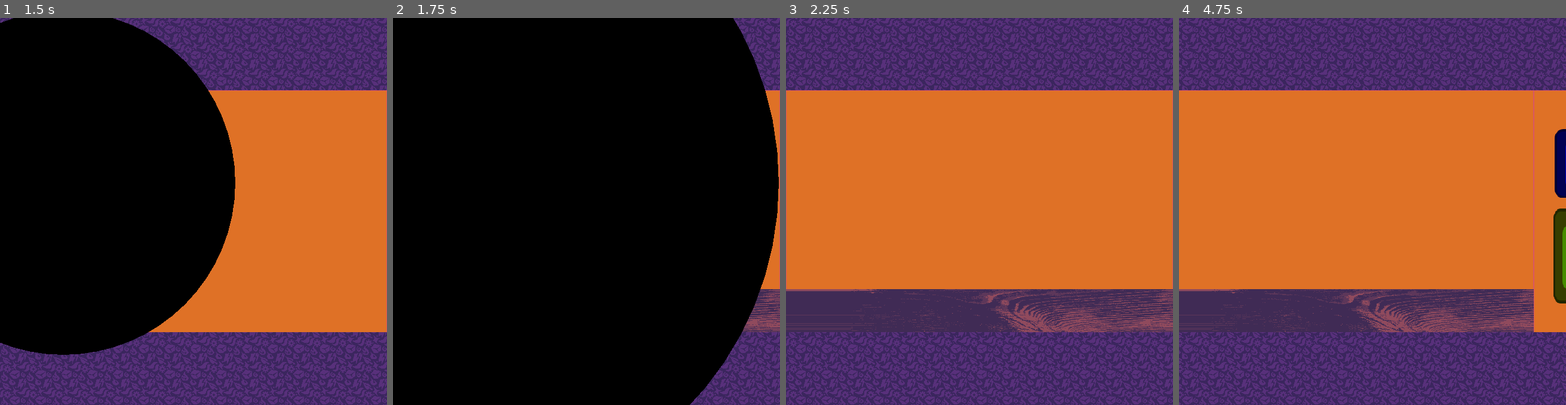
Above: before the commit, frames 1-4 (left to right).
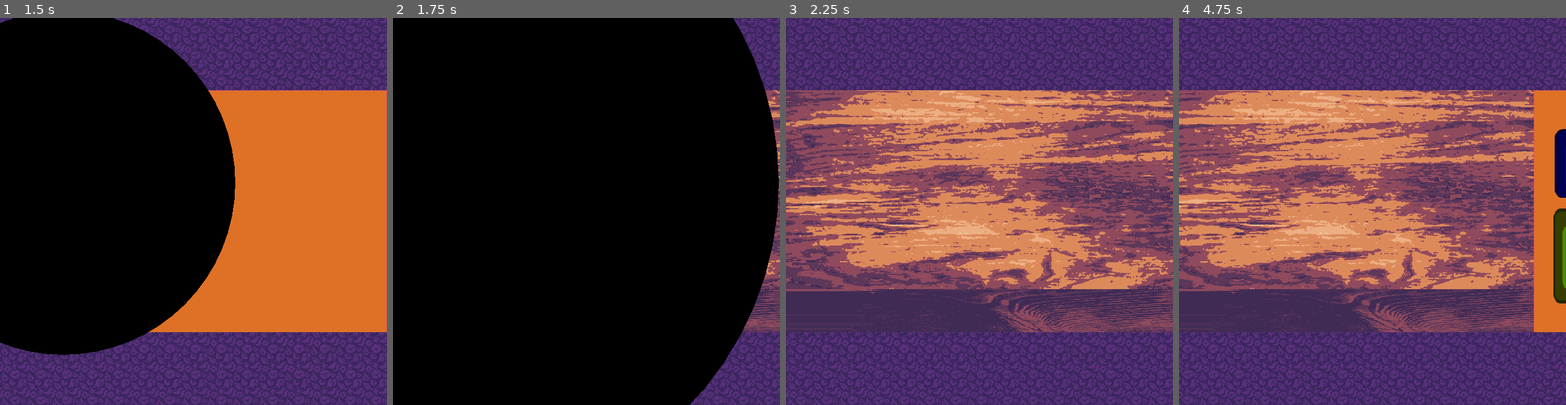
Above: after the commit, the same moments.

Repository: luankaike-code/felpo-jam-2026
Game: Godot game, scene res://scenes/screens/root_game.tscn
Same seed, same stepped clock (60 frames per second), same inputs: the game is played once before the commit and once after it. The engine's default icon, where the game draws it, is replaced by a stand-in: a white triangle on a blue panel in a dark square.
Inputs (mouse positions are in pixels of both pictures, inside the frame that each line leads up to):
- Up to frame 1 (1.5 s): tap Enter (ui_accept) at 0.5, 0.77 s; move the mouse to (278, 192) at 0.52 s; click (278, 192) at 0.67 s; click (61, 184) at 1.27 s
- Up to frame 2 (1.75 s): no input
- Up to frame 3 (2.25 s): drag from (902, 230) to (960, 288) at 2.02 s
- Up to frame 4 (4.75 s): tap Enter (ui_accept) at 2.75, 3.5, 4.25, 4.52 s; move the mouse to (1411, 126) at 2.77 s; click (1411, 126) at 2.92 s; drag from (1229, 257) to (1442, 126) at 3.52 s; move the mouse to (1488, 269) at 4.27 s; click (1488, 269) at 4.42 s

Frame 1 is identical in both runs. In frame 2, 0.9% of the frame differs, in the area x 94-100%, y 18-71%; in frame 3, 51%, in the area x 0-100%, y 18-71%; in frame 4, 47%.

Commit message:
Update gameloop

Diff:
--- a/felpojam-2026-game-code/scenes/locals/client_local.tscn
+++ b/felpojam-2026-game-code/scenes/locals/client_local.tscn
@@ -6,6 +6,7 @@
 [ext_resource type="Script" uid="uid://b22ark22c86p4" path="res://scripts/speech_bubble_manager.gd" id="5_pp4ci"]
 [ext_resource type="Script" uid="uid://c8bo8naw8qjrt" path="res://scripts/state_machine/state_machine.gd" id="6_6kv1h"]
 [ext_resource type="Script" uid="uid://dcu03w3wuqsy1" path="res://scripts/states/client_local/new_client.gd" id="7_geiil"]
+[ext_resource type="Script" uid="uid://b486mdcokj7w6" path="res://scripts/states/client_local/craft_time.gd" id="8_aedb0"]
 [ext_resource type="Script" uid="uid://8vbt8kvjfppn" path="res://scripts/states/client_local/idle_client.gd" id="8_geiil"]
 [ext_resource type="Script" uid="uid://b03mc2du2h6cu" path="res://scripts/state_machine/state.gd" id="9_gd4ri"]
 [ext_resource type="Script" uid="uid://bnmi3hseq168p" path="res://scripts/states/client_local/exit_client.gd" id="9_geiil"]
@@ -42,10 +43,14 @@
 script = ExtResource("7_geiil")
 metadata/_custom_type_script = "uid://b03mc2du2h6cu"
 
-[node name="IdleClient" type="Node" parent="StateMachine" index="2" unique_id=1139976208]
+[node name="CraftTime" type="Node" parent="StateMachine" index="2" unique_id=575668358]
+script = ExtResource("8_aedb0")
+metadata/_custom_type_script = "uid://b03mc2du2h6cu"
+
+[node name="ClientWaitOrder" type="Node" parent="StateMachine" index="3" unique_id=1139976208]
 script = ExtResource("8_geiil")
 metadata/_custom_type_script = "uid://b03mc2du2h6cu"
 
-[node name="ExitClient" type="Node" parent="StateMachine" index="3" unique_id=1572576924]
+[node name="ExitClient" type="Node" parent="StateMachine" index="4" unique_id=1572576924]
 script = ExtResource("9_geiil")
 metadata/_custom_type_script = "uid://b03mc2du2h6cu"
--- a/felpojam-2026-game-code/scenes/screens/game.tscn
+++ b/felpojam-2026-game-code/scenes/screens/game.tscn
@@ -1,6 +1,7 @@
 [gd_scene format=3 uid="uid://7i0kp4136dqi"]
 
 [ext_resource type="Script" uid="uid://ljam17ytk8dx" path="res://scripts/screens/game.gd" id="1_iwlfa"]
+[ext_resource type="Texture2D" uid="uid://b0hsi3ltxhoua" path="res://assets/images/wood.png" id="3_o78e0"]
 [ext_resource type="PackedScene" uid="uid://c2liuyeax0kjk" path="res://scenes/locals/client_local.tscn" id="3_xrk1x"]
 [ext_resource type="PackedScene" uid="uid://dnvx87pnj4fgh" path="res://scenes/locals/craft_local.tscn" id="4_ln6eb"]
 
@@ -9,6 +10,7 @@
 metadata/_custom_type_script = "uid://dha1tdcxb1ucs"
 
 [node name="ClientLocal" parent="." unique_id=564590170 instance=ExtResource("3_xrk1x")]
+bg_texture = ExtResource("3_o78e0")
 
 [node name="CraftLocal" parent="." unique_id=1460891692 instance=ExtResource("4_ln6eb")]
 position = Vector2(720, 0)
--- a/felpojam-2026-game-code/scripts/entitys/draggable.gd
+++ b/felpojam-2026-game-code/scripts/entitys/draggable.gd
@@ -17,6 +17,7 @@
 		else:
 			finish_drag.emit()
 			_finish_drag()
+var is_freeze := false
 
 var is_draggable := true
 var was_clicked := false
@@ -64,15 +65,17 @@
 				return
 
 	if Global.drag_mode == ControlData.drag_mode.hold:
-		if event.button_index == MOUSE_BUTTON_LEFT && event.is_pressed():
+		if event.button_index == MOUSE_BUTTON_LEFT && event.is_pressed() && !is_freeze:
 			is_dragging = true
 		elif event.button_index == MOUSE_BUTTON_LEFT && !event.is_pressed():
 			is_dragging = false
 	else:
-		if event.button_index == MOUSE_BUTTON_LEFT && event.is_pressed():
+		if event.button_index == MOUSE_BUTTON_LEFT && event.is_pressed() && !is_freeze:
 			was_clicked = true
 			set_deferred("was_clicked", false)
 			is_dragging = !is_dragging
+		elif is_freeze:
+			is_dragging = false
 
 func get_overlapping_stand() -> Stand:
 	var areas := get_overlapping_areas()
--- a/felpojam-2026-game-code/scripts/locals/client_local.gd
+++ b/felpojam-2026-game-code/scripts/locals/client_local.gd
@@ -9,6 +9,11 @@
 var character_sprite: CharacterSprite
 
 var current_order: OrderObj
+
+@warning_ignore("unused_signal")
+signal client_wait_order
+@warning_ignore("unused_signal")
+signal exit_client
 
 func new_client():
 	var client_name := ClientData.order[current_client_order_index]
@@ -26,6 +31,19 @@
 
 	speech_bubble_manager.global_position = character_sprite.get_bubble_position()
 
+func enter_character():
+	Sound.play_sound(SoundData.names.open_door, func():
+		Sound.play_sound(SoundData.names.close_door)
+		Sound.play_sound(SoundData.names.little_bell).add_event(0.2, character_sprite.enter)
+	)
+
+func exit_character():
+	character_sprite.exit()
+	Sound.play_sound(SoundData.names.open_door, func():
+		Sound.play_sound(SoundData.names.close_door)
+		Sound.play_sound(SoundData.names.little_bell)
+	)
+
 @warning_ignore("unused_parameter")
 func _unhandled_input(event: InputEvent) -> void:
 	if Input.is_action_just_pressed("ui_copy"):
--- a/felpojam-2026-game-code/scripts/screens/game.gd
+++ b/felpojam-2026-game-code/scripts/screens/game.gd
@@ -2,7 +2,10 @@
 
 var packed_menu_in_game := preload("res://scenes/pop_ups/pop_up_menu_in_game.tscn") as PackedScene
 
-@onready var locals := [$ClientLocal, $CraftLocal]
+@onready var client_local: ClientLocal = $ClientLocal
+@onready var craft_local: CraftLocal = $CraftLocal
+
+@onready var locals := [client_local, craft_local]
 
 var current_local := 0
 
@@ -10,7 +13,15 @@
 	for local in locals:
 		local.open_pop_up.connect(factory_pop_up)
 
+	client_local.client_wait_order.connect(func(): freeze_all_craft_items(true))
+	client_local.exit_client.connect(func(): freeze_all_craft_items(false))
+
 	play_music.emit(SoundData.names.shop_music)
+
+func freeze_all_craft_items(value: bool):
+	for draggable in get_tree().get_nodes_in_group("draggables"):
+		if draggable is Stamp || draggable is Dropper:
+			draggable.is_freeze = value
 
 func _pop_mensage(mensage: PopUpMensage):
 	if mensage is PopUpMensageOpenPopUp:
--- /dev/null
+++ b/felpojam-2026-game-code/scripts/states/client_local/craft_time.gd
@@ -0,0 +1,11 @@
+extends State
+
+var host: ClientLocal
+
+func enter(host_) -> void:
+	host = host_
+	host.exit_character()
+	get_tree().create_timer(20).timeout.connect(to_client_wait_order)
+
+func to_client_wait_order() -> void:
+	change_state.emit("ClientWaitOrder")
--- a/felpojam-2026-game-code/scripts/states/client_local/exit_client.gd
+++ b/felpojam-2026-game-code/scripts/states/client_local/exit_client.gd
@@ -32,6 +32,7 @@
 
 func enter(host_) -> void:
 	host = host_
+	host.exit_client.emit()
 
 	var order_quality :=  get_order_quality()
 	order_result = get_order_result(order_quality)
--- a/felpojam-2026-game-code/scripts/states/client_local/idle_client.gd
+++ b/felpojam-2026-game-code/scripts/states/client_local/idle_client.gd
@@ -6,8 +6,14 @@
 
 func enter(host_) -> void:
 	host = host_
+	host.client_wait_order.emit()
+	order = OrdersData.orders[host.current_client_data.order]
+	host.character_sprite.entered.connect(create_speech_bubble)
+	host.enter_character()
+
+func create_speech_bubble():
+	host.character_sprite.entered.disconnect(create_speech_bubble)
 	var speech := SpeechsData.speechs[host.current_client_data.speech]
-	order = OrdersData.orders[host.current_client_data.order]
 	speech_bubble = host.speech_bubble_manager.create_speech_bubble(speech, order.size())
 	speech_bubble.all_delivery_zones_filled.connect(_on_receive_parchments)
 
--- a/felpojam-2026-game-code/scripts/states/client_local/new_client.gd
+++ b/felpojam-2026-game-code/scripts/states/client_local/new_client.gd
@@ -9,15 +9,13 @@
 
 	host.character_sprite.entered.connect(start_dialog)
 
-	Sound.play_sound(SoundData.names.open_door, func():
-		Sound.play_sound(SoundData.names.close_door)
-		Sound.play_sound(SoundData.names.little_bell).add_event(0.2, host.character_sprite.enter)
-	)
+	host.enter_character()
 
 func start_dialog():
+	host.character_sprite.entered.disconnect(start_dialog)
 	var speech := SpeechsData.speechs[host.current_client_data.speech]
 	var speech_bubble := host.speech_bubble_manager.create_speech_bubble(speech)
-	speech_bubble.finish_all_dialogs.connect(to_idle_client)
+	speech_bubble.finish_all_dialogs.connect(to_craft_time)
 
-func to_idle_client():
-	change_state.emit("IdleClient")
+func to_craft_time():
+	change_state.emit("CraftTime")
Not shown, added: felpojam-2026-game-code/scripts/states/client_local/craft_time.gd.uid
